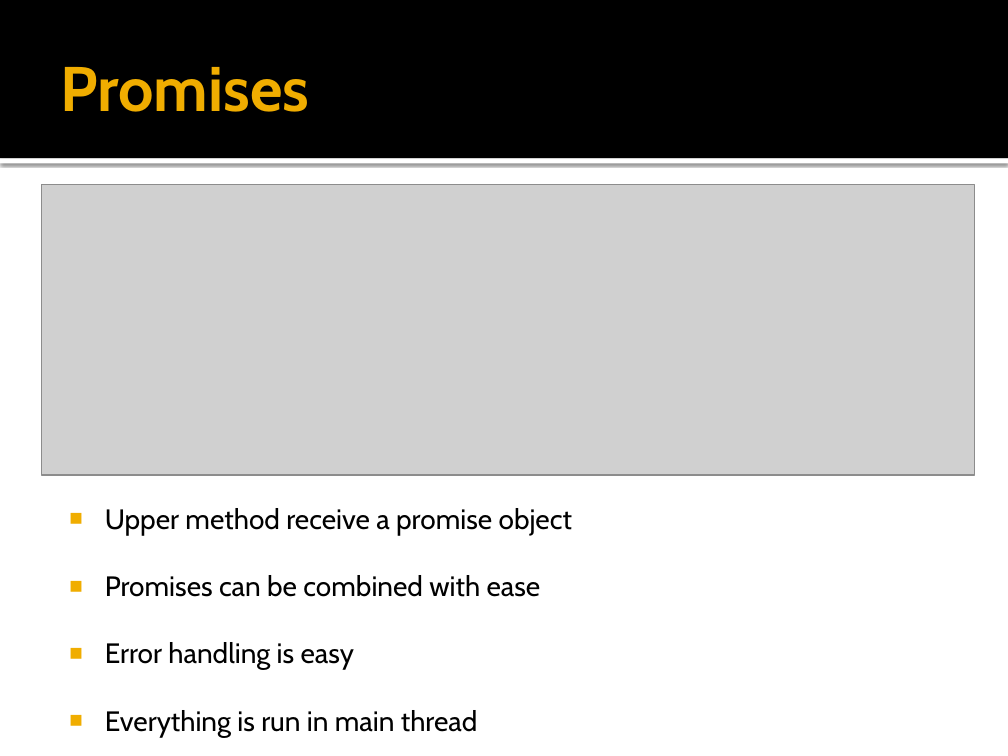
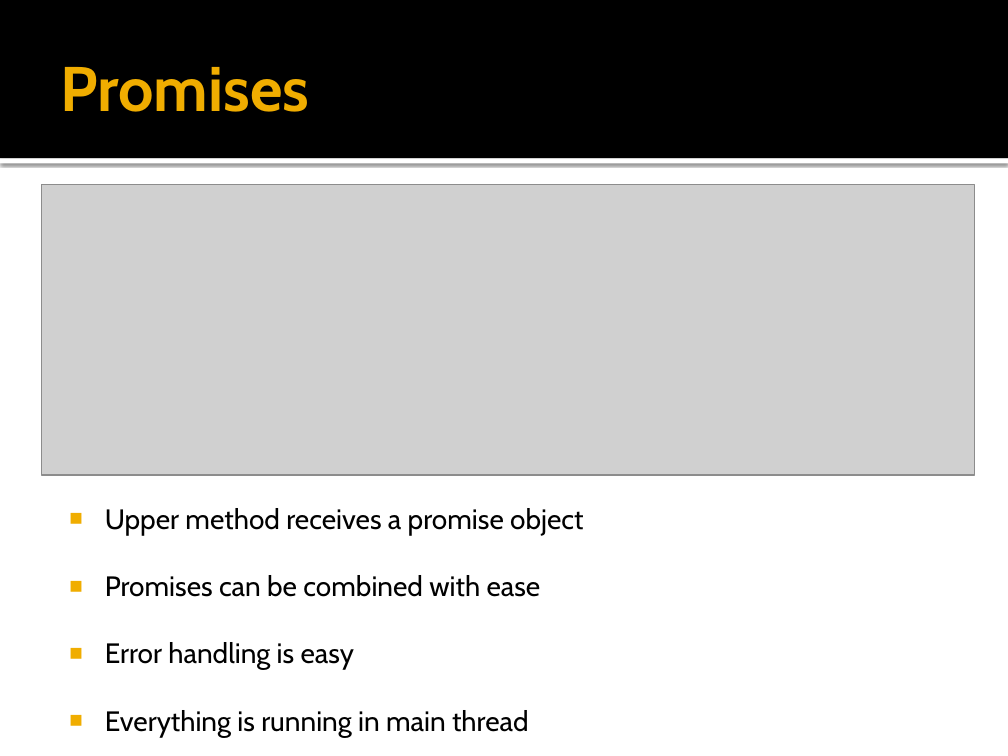
Before and after one commit to victorbartel/workshop-rxjava, a slide deck: slide 6 of slides/Async with rxJava.pptx. Drawn at 1008x756 pixels with LibreOffice and Linux fonts; fonts in the diff are those of the drawing; grey boxes stand for pictures. Boxes give left, top, right and bottom in pixels: in the first picture for what was removed or moved away, otherwise in the second. Text is boxed around its words. In the diff, an @@ line names an element or a change of style, - is before the commit and + after.

```diff
--- a/slides/Async with rxJava.pptx
+++ b/slides/Async with rxJava.pptx
@@ text at (x1=105, y1=508, x2=583, y2=535): text changed @@
-■ Upper method receive a promise object
+■ Upper method receives a promise object
@@ text at (x1=105, y1=710, x2=529, y2=737): text changed @@
-■ Everything is run in main thread
+■ Everything is running in main thread
```
Also in this commit, not shown: 2 other slides changed, 1 other file.
